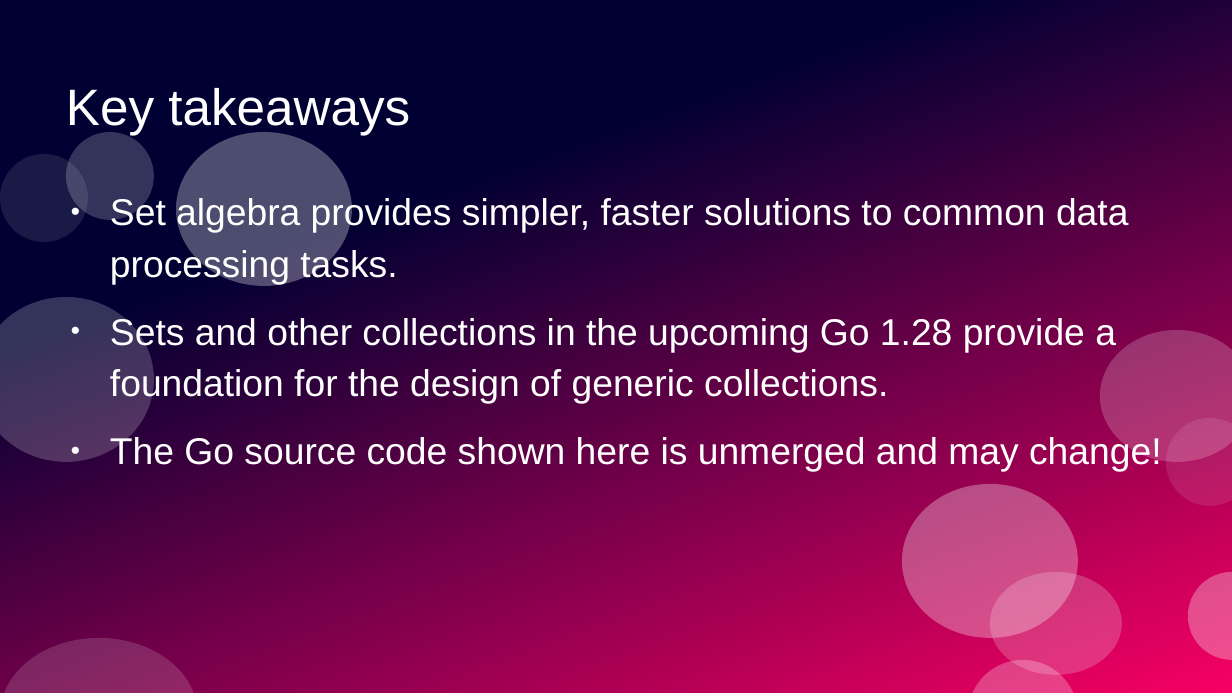
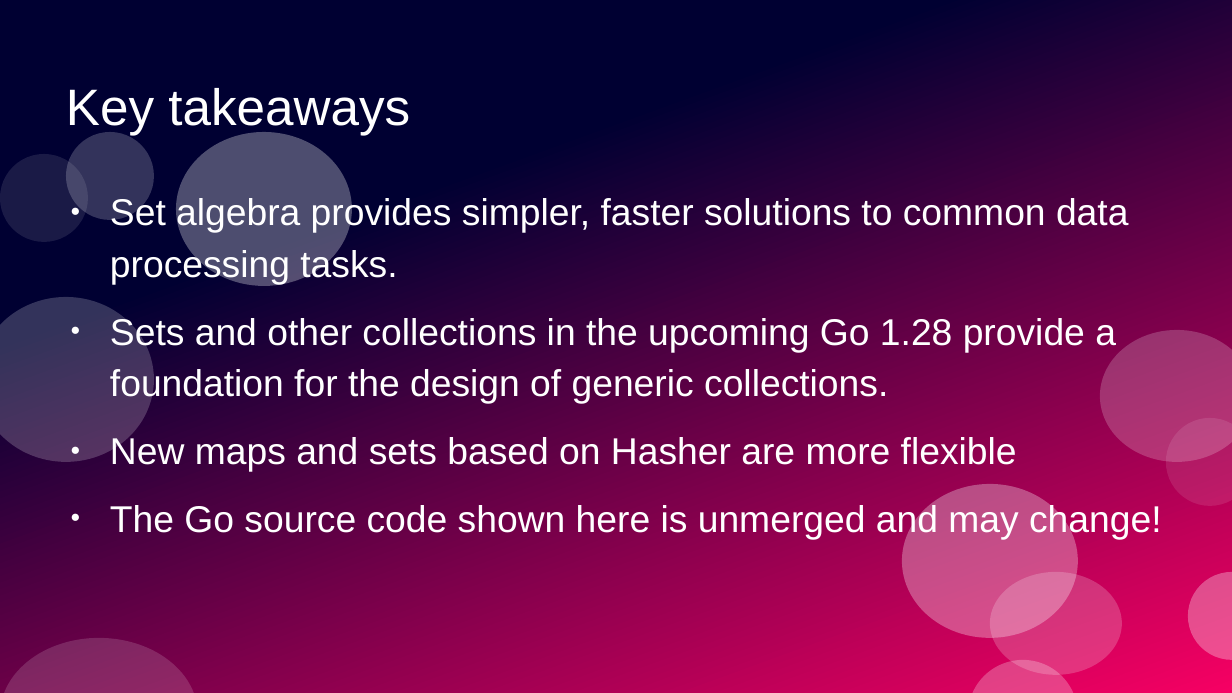
Before and after one commit to ramalho/sets-in-go, a slide deck: slide 83 of sets-in-go.odp (slide 75 before the commit). Drawn at 1232x693 pixels with LibreOffice and Linux fonts; fonts in the diff are those of the drawing. Boxes give left, top, right and bottom in pixels: in the first picture for what was removed or moved away, otherwise in the second. Text is boxed around its words. In the diff, an @@ line names an element or a change of style, - is before the commit and + after.

Commit message:
slides for hasher types

```diff
--- a/sets-in-go.odp
+++ b/sets-in-go.odp
@@ text at <box>110,435,1017,472</box>: paragraph added @@
+● New maps and sets based on Hasher are more flexible
```
Also in this commit, not shown: 7 other slides changed, 4 slides added, 4 other files.
